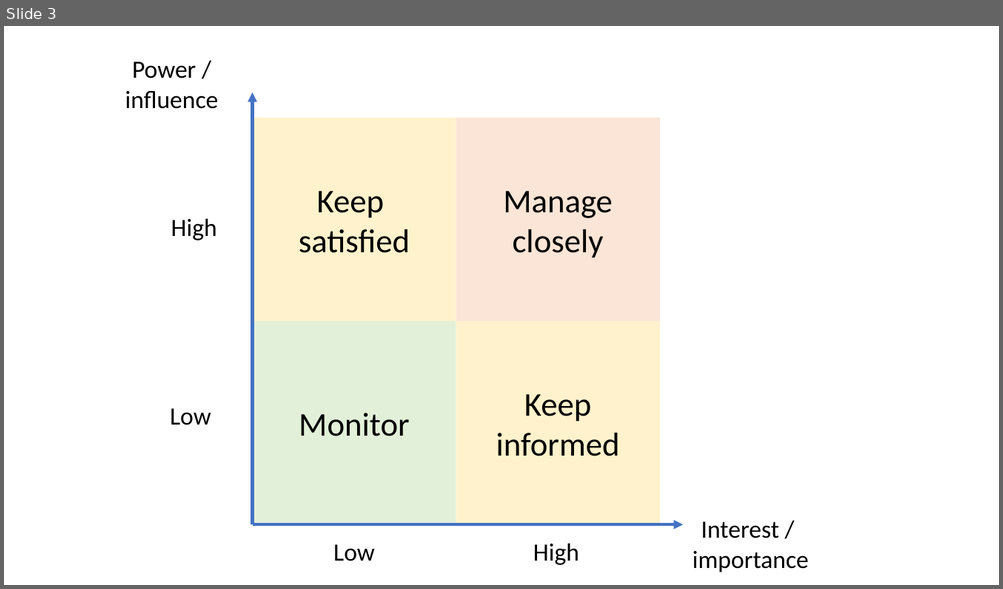
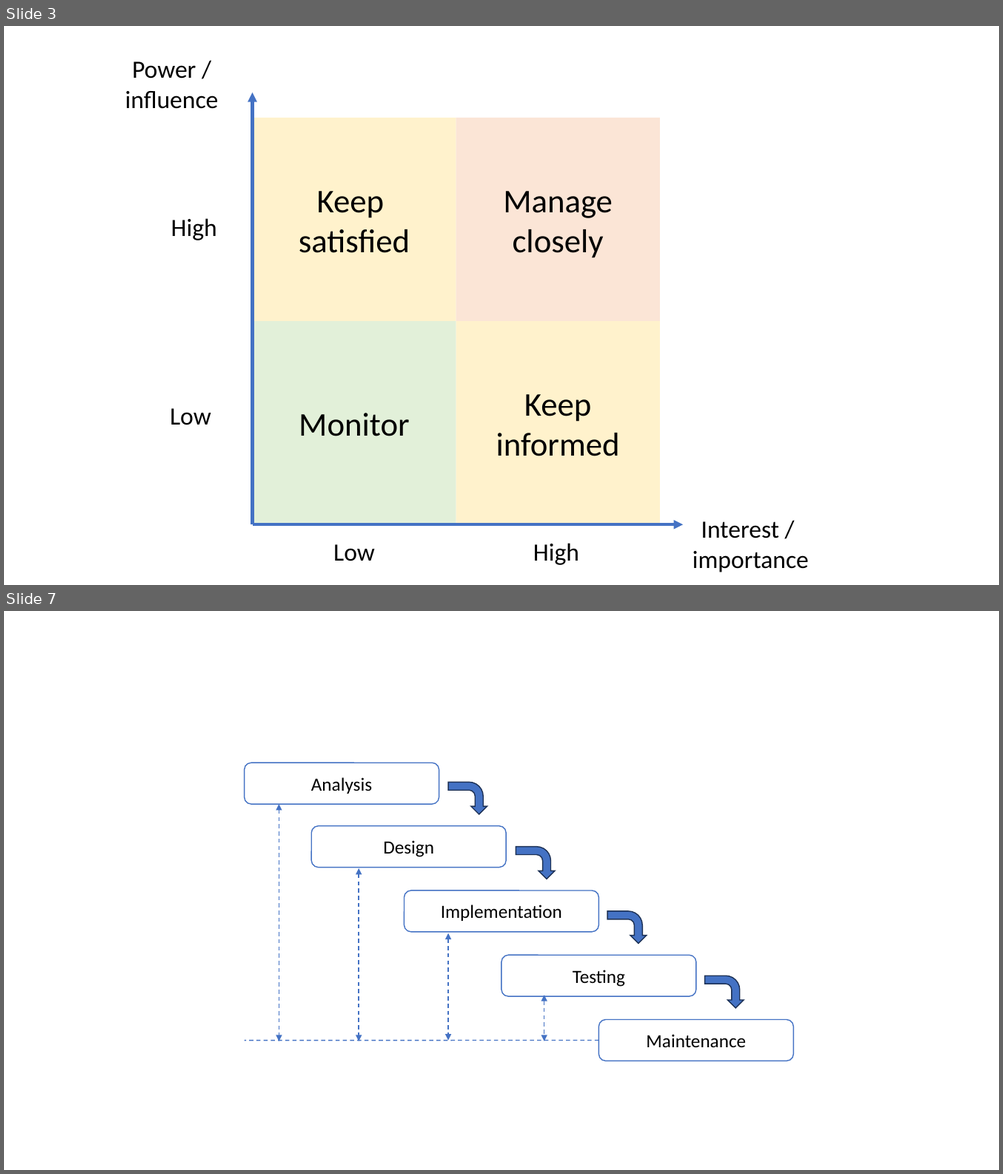
Before and after one commit to coillarach/SET09102, a slide deck: images/graphics.pptx. Shown one above the other, each under a label of ours: slide 3 before the commit, slides 3 and 7 after it; the slides between them are not shown. The pictures are 1003x589 and 1003x1174 pixels, drawn with LibreOffice and Linux fonts; fonts in the diff are those of the drawing. Boxes give left, top, right and bottom in pixels: in the first picture for what was removed or moved away, otherwise in the second. Text is boxed around its words. In the diff, an @@ line names an element or a change of style, - is before the commit and + after.

```diff
--- a/images/graphics.pptx
+++ b/images/graphics.pptx
@@ slide 7 added at [4, 611, 999, 1170], background #FFFFFF @@
@@ rounded rectangle added at [244, 763, 439, 804], fill #FFFFFF, outline #4472C4 1 pt, 18 pt, text #000000 @@
+Analysis
@@ bent arrow added at [448, 782, 487, 815], fill #4472C4, outline #1E3256 1 pt @@
@@ double arrow added from (279, 804) to (279, 1042), #4472C4 1 pt dashed @@
@@ rounded rectangle added at [311, 826, 506, 867], fill #FFFFFF, outline #4472C4 1 pt, 18 pt, text #000000 @@
+Design
@@ bent arrow added at [515, 847, 555, 879], fill #4472C4, outline #1E3256 1 pt @@
@@ double arrow added from (358, 869) to (358, 1042), #4472C4 1 pt dashed @@
@@ rounded rectangle added at [404, 891, 599, 932], fill #FFFFFF, outline #4472C4 1 pt, 18 pt, text #000000 @@
+Implementation
@@ bent arrow added at [607, 911, 646, 943], fill #4472C4, outline #1E3256 1 pt @@
@@ double arrow added from (448, 934) to (448, 1041), #4472C4 1 pt dashed @@
@@ rounded rectangle added at [502, 956, 697, 997], fill #FFFFFF, outline #4472C4 1 pt, 18 pt, text #000000 @@
+Testing
@@ bent arrow added at [705, 977, 744, 1008], fill #4472C4, outline #1E3256 1 pt @@
@@ double arrow added from (544, 995) to (544, 1042), #4472C4 1 pt dashed @@
@@ rounded rectangle added at [599, 1020, 794, 1061], fill #FFFFFF, outline #4472C4 1 pt, 18 pt, text #000000 @@
+Maintenance
@@ line added from (599, 1041) to (244, 1041), #4472C4 1 pt dashed @@
```
Also in this commit, not shown: 6 other slides added, 16 other files.
